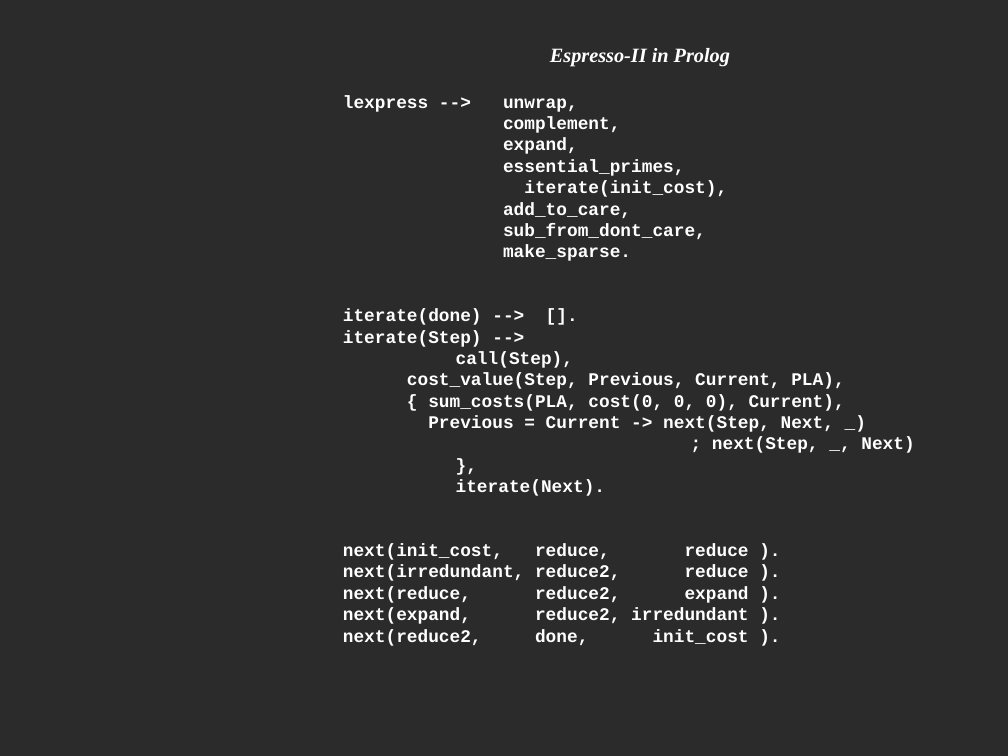
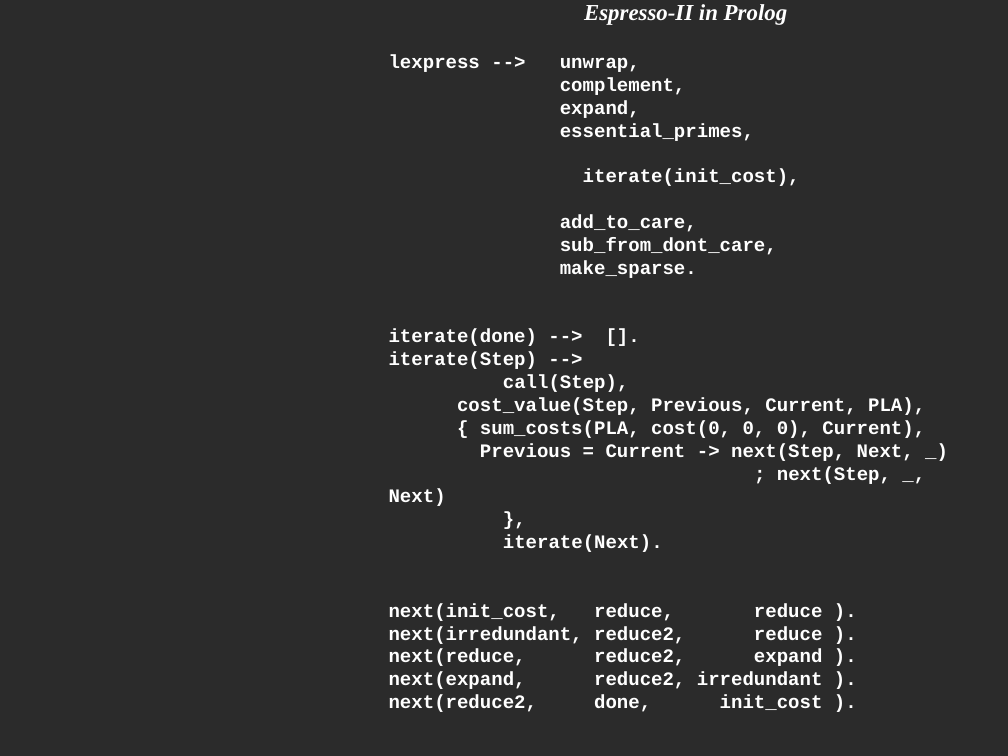
Before and after one commit to softwaresunday/Lexpress, a slide deck: slide 7 of doc/lepresentation.odp. Drawn at 1008x756 pixels with LibreOffice and Linux fonts; fonts in the diff are those of the drawing; background and template pictures are left out; a plain dark background stands for a picture behind light text. Boxes give left, top, right and bottom in pixels: in the first picture for what was removed or moved away, otherwise in the second. Text is boxed around its words. In the diff, an @@ line names an element or a change of style, - is before the commit and + after.

```diff
--- a/doc/lepresentation.odp
+++ b/doc/lepresentation.odp
@@ subtitle "Espresso-II in Prolog": place and size @@
-subtitle "Espresso-II in Prolog" at bbox=[343, 48, 914, 646]
+subtitle "Espresso-II in Prolog" at bbox=[389, 4, 925, 712]
@@ subtitle "Espresso-II in Prolog" at bbox=[389, 4, 925, 712]: size 16 to 18 pt in "Espresso-II in Prolog"; size 14 to 15 pt @@
```
Also in this commit, not shown: 5 other slides changed, 8 slides added, 2 slides removed, 2 other files.
